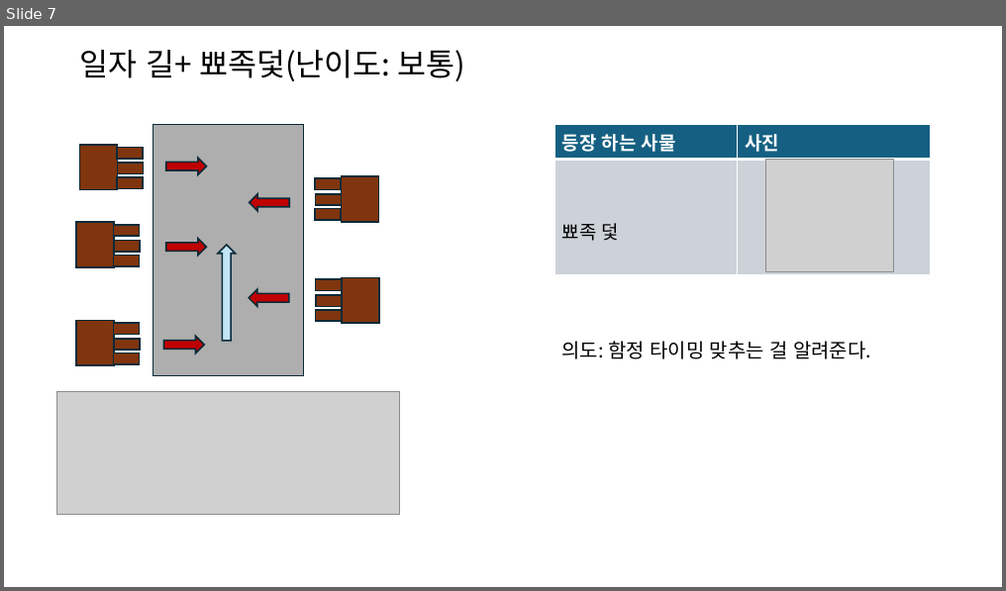
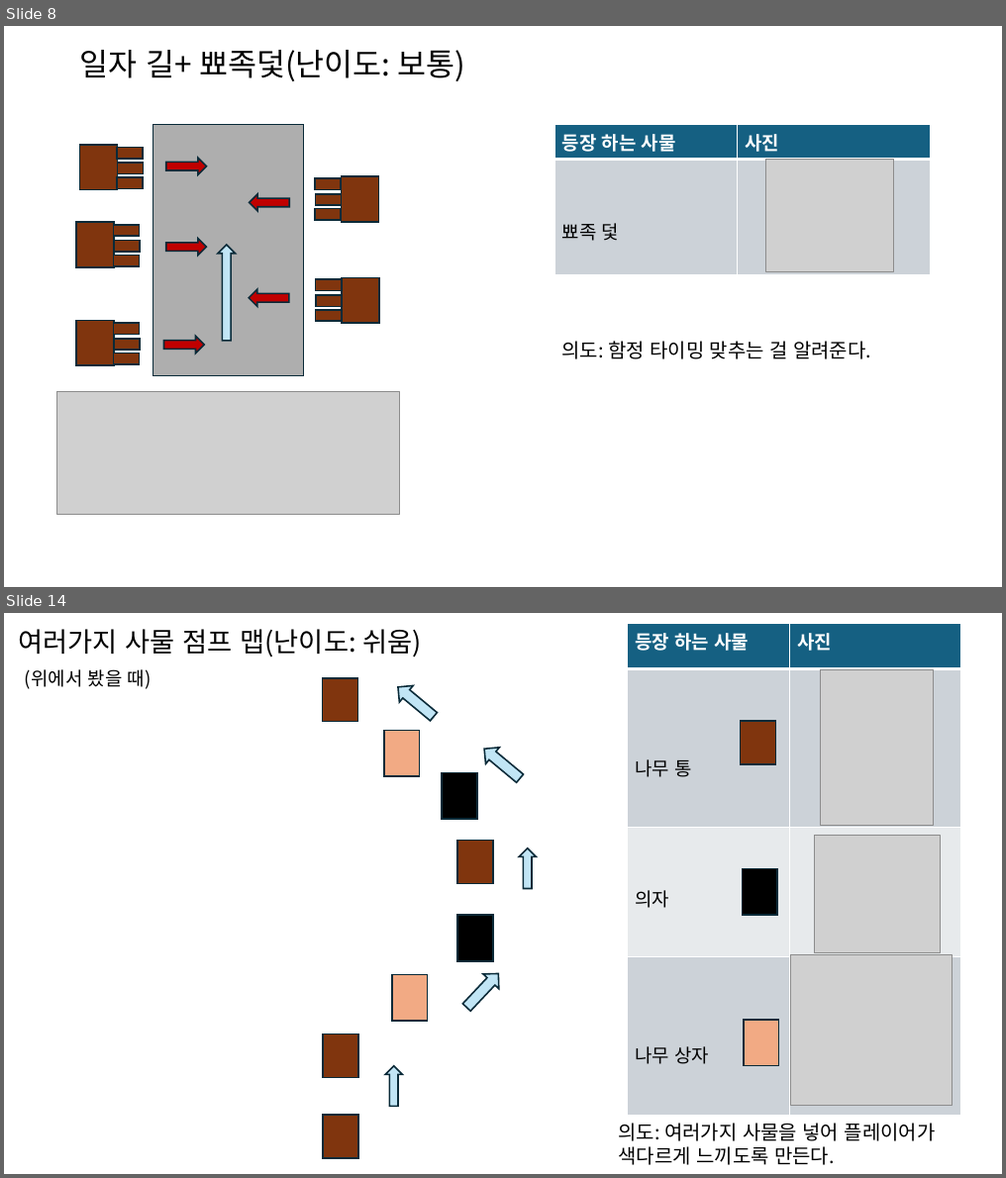
Before and after one commit to Taehyeon88/Team7_SupperUp, a slide deck: 레벨 디자인 기획서/Supper Up 레벨 만들기.pptx. Shown one above the other, each under a label of ours: slide 7 before the commit, slides 8 and 14 after it; the slides between them are not shown. The pictures are 1006x591 and 1006x1178 pixels, drawn with LibreOffice and Linux fonts; fonts in the diff are those of the drawing; grey boxes stand for pictures. Boxes give left, top, right and bottom in pixels: in the first picture for what was removed or moved away, otherwise in the second. Text is boxed around its words. In the diff, an @@ line names an element or a change of style, - is before the commit and + after.

```diff
--- a/레벨 디자인 기획서/Supper Up 레벨 만들기.pptx
+++ b/레벨 디자인 기획서/Supper Up 레벨 만들기.pptx
@@ slide 14 added at bbox=[4, 613, 1002, 1174], background #FFFFFF @@
@@ title added at bbox=[18, 629, 422, 658], 26 pt, text #000000 @@
+여러가지 사물 점프 맵(난이도: 쉬움)
@@ table added at bbox=[628, 624, 961, 1115], 4 rows, 2 columns @@
+등장 하는 사물 | 사진
+나무 통 | 
+의자 | 
+나무 상자 | 
@@ text added at bbox=[25, 669, 152, 689], 18 pt, text #000000 @@
+(위에서 봤을 때)
@@ picture added at bbox=[821, 669, 934, 826] @@
@@ rectangle added at bbox=[323, 678, 358, 722], fill #80350E, outline #092A39 1.5 pt @@
@@ right arrow added at bbox=[391, 678, 441, 725], fill #C1E5F5, outline #092A39 1.5 pt @@
@@ rectangle added at bbox=[384, 731, 420, 777], fill #F2AA84, outline #092A39 1.5 pt @@
@@ rectangle added at bbox=[741, 721, 776, 764], fill #80350E, outline #092A39 1.5 pt @@
@@ right arrow added at bbox=[478, 741, 528, 787], fill #C1E5F5, outline #092A39 1.5 pt @@
@@ rectangle added at bbox=[442, 773, 477, 820], fill #000000, outline #092A39 1.5 pt @@
@@ rectangle added at bbox=[457, 841, 493, 884], fill #80350E, outline #092A39 1.5 pt @@
@@ right arrow added at bbox=[519, 849, 536, 889], fill #C1E5F5, outline #092A39 1.5 pt @@
@@ picture added at bbox=[815, 835, 940, 953] @@
@@ rectangle added at bbox=[743, 869, 777, 916], fill #000000, outline #092A39 1.5 pt @@
@@ rectangle added at bbox=[457, 916, 493, 961], fill #000000, outline #092A39 1.5 pt @@
@@ right arrow added at bbox=[458, 966, 506, 1015], fill #C1E5F5, outline #092A39 1.5 pt @@
@@ picture added at bbox=[791, 956, 951, 1106] @@
@@ rectangle added at bbox=[392, 974, 427, 1021], fill #F2AA84, outline #092A39 1.5 pt @@
@@ rectangle added at bbox=[744, 1020, 779, 1066], fill #F2AA84, outline #092A39 1.5 pt @@
@@ rectangle added at bbox=[323, 1035, 358, 1078], fill #80350E, outline #092A39 1.5 pt @@
@@ right arrow added at bbox=[385, 1066, 403, 1107], fill #C1E5F5, outline #092A39 1.5 pt @@
@@ rectangle added at bbox=[323, 1115, 358, 1158], fill #80350E, outline #092A39 1.5 pt @@
@@ text added at bbox=[619, 1123, 936, 1165], 19 pt, text #000000 @@
+의도: 여러가지 사물을 넣어 플레이어가
+색다르게 느끼도록 만든다.
@@ what was slide 7 is now slide 8 @@
```
Also in this commit, not shown: 1 slide changed, 10 other slides added.
